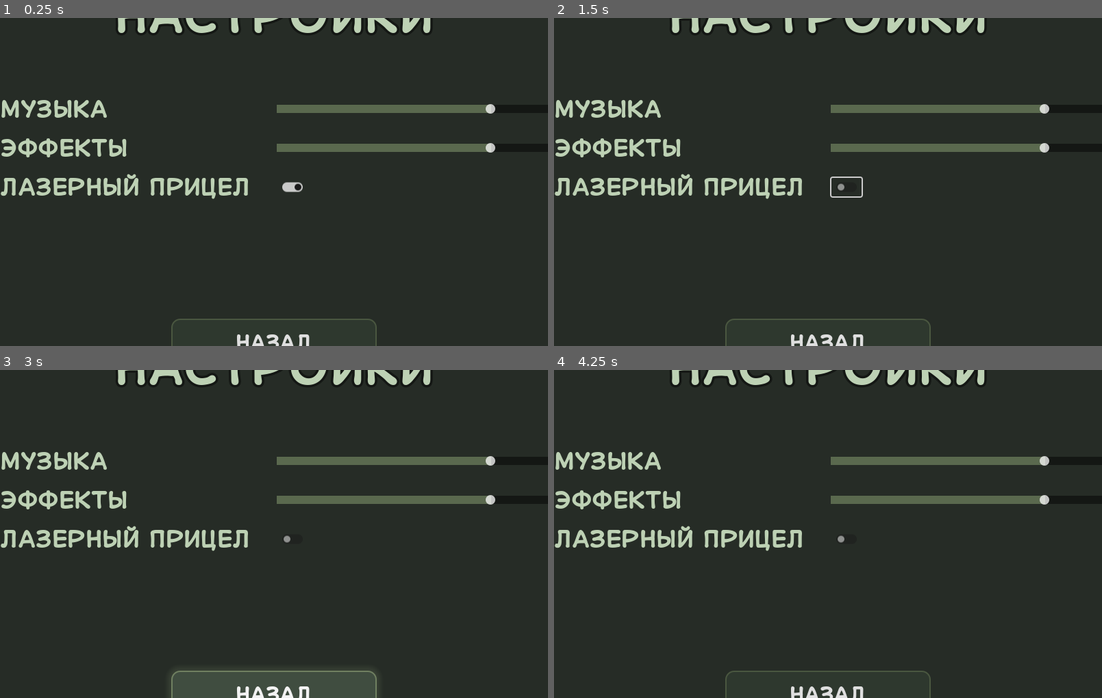
Above: before the commit, frames 1-4 (two rows, left to right).
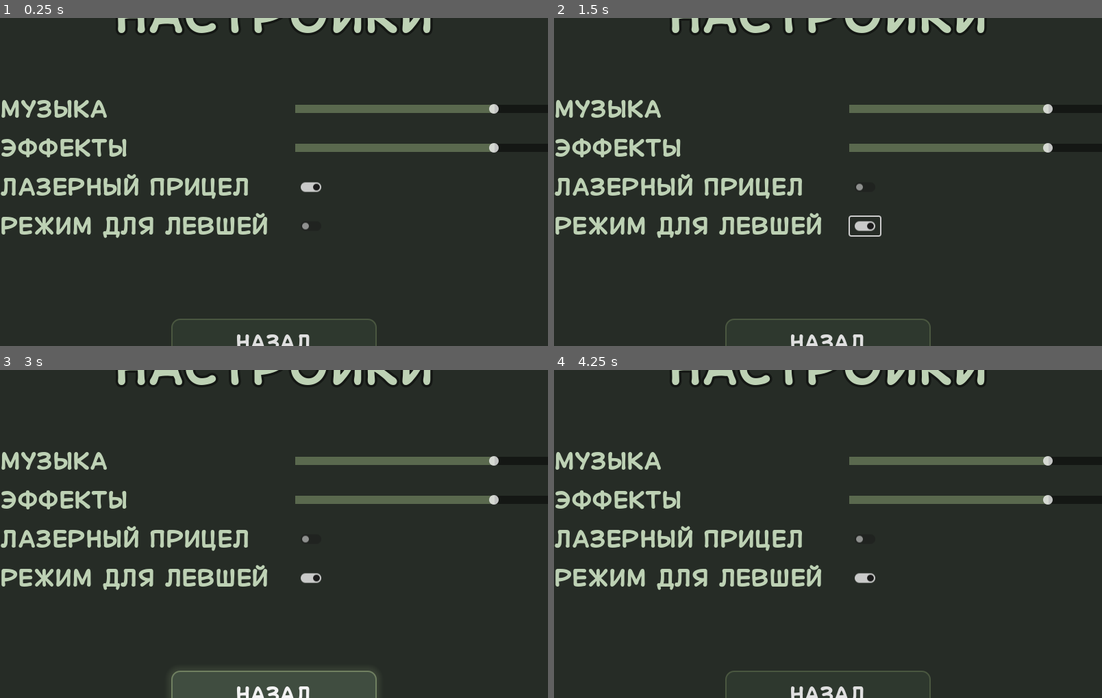
Above: after the commit, the same moments.

Repository: top-it-090304/Selyavi
Game: Godot game, scene res://scenes/MenuScenes/Settings.tscn
The game is run twice, just before and just after one commit, with the same random seed, the same clock (stepped at 60 frames per second) and the same inputs. This scene is started directly instead of the project's main scene.
Inputs (mouse positions are in pixels of both pictures, inside the frame that each line leads up to; where the layout moved, square brackets give the same spot in the first picture):
- Up to frame 1 (0.25 s): no input
- Up to frame 2 (1.5 s): click (866, 188) [844, 188] at 0.5 s; click (866, 224) at 1.27 s
- Up to frame 3 (3 s): click "НАЗАД" at 2 s; click "НАСТРОЙКИ" at 2.75 s
- Up to frame 4 (4.25 s): tap Enter at 3.5 s; move the mouse to (948, 517) at 3.52 s; hold D (move_right) from 3.53 s (still down); tap 1 (light_bullet) at 3.6 s; click (948, 517) at 3.67 s

The runs differ from the first frame. In frame 1, 1.9% of the frame differs, in the area x 0-91%, y 26-68%; in frame 2, 2.0%; in frame 3, 1.8%; in frame 4, 1.8%.

Commit message:
added a left-handed mode

Diff:
--- a/scenes/MenuScenes/Settings.tscn
+++ b/scenes/MenuScenes/Settings.tscn
@@ -195,6 +195,15 @@
 layout_mode = 2
 size_flags_horizontal = 0
 
+[node name="LeftHandLabel" type="Label" parent="MainPanel/GridContainer"]
+layout_mode = 2
+text = "Режим для левшей"
+label_settings = SubResource("LabelSettings_label")
+
+[node name="CheckButton_LeftHand" type="CheckButton" parent="MainPanel/GridContainer"]
+layout_mode = 2
+size_flags_horizontal = 0
+
 [node name="Return_Button" type="Button" parent="MainPanel"]
 layout_mode = 1
 anchors_preset = 7
--- a/scripts/MenuScripts/Settings.gd
+++ b/scripts/MenuScripts/Settings.gd
@@ -3,6 +3,7 @@
 var _music_slider: Slider
 var _sound_slider: Slider
 var _scope_toggler: CheckButton
+var _left_hand_toggler: CheckButton
 var _music_label: Label
 var _sound_label: Label
 
@@ -10,6 +11,7 @@
 	_music_slider = find_child("HSlider", true)
 	_sound_slider = find_child("HSlider2", true)
 	_scope_toggler = find_child("CheckButton", true)
+	_left_hand_toggler = find_child("CheckButton_LeftHand", true)
 	_music_label = find_child("MusicLabel", true)
 	_sound_label = find_child("SfxLabel", true)
 
@@ -24,6 +26,9 @@
 	if _scope_toggler != null:
 		_scope_toggler.toggled.connect(_on_check_button_toggled)
 
+	if _left_hand_toggler != null:
+		_left_hand_toggler.toggled.connect(_on_left_hand_toggled)
+
 func _load_ui_values():
 	if SaveManager == null: return
 
@@ -37,6 +42,9 @@
 
 	if _scope_toggler != null:
 		_scope_toggler.button_pressed = GameManager.is_scope_currently_enabled()
+
+	if _left_hand_toggler != null:
+		_left_hand_toggler.button_pressed = SaveManager.get_setting("controls", "lefty_mode", false)
 
 func _on_music_slider_changed(value: float):
 	if SaveManager != null:
@@ -53,6 +61,10 @@
 func _on_check_button_toggled(button_pressed: bool):
 	GameManager.set_scope_active(button_pressed)
 
+func _on_left_hand_toggled(button_pressed: bool):
+	if SaveManager != null:
+		SaveManager.set_setting("controls", "lefty_mode", button_pressed)
+
 func _on_Return_Button_pressed():
 	if GameManager.has_meta("from_scene"):
 		var last_scene = GameManager.get_meta("from_scene")
--- a/scripts/SaveManager.gd
+++ b/scripts/SaveManager.gd
@@ -22,7 +22,8 @@
 		"music_volume": 1.0
 	},
 	"game": {
-		"opt_scope_active": true
+		"opt_scope_active": true,
+		"lefty_mode": false
 	}
 }
 
@@ -41,6 +42,7 @@
 		settings_data.audio.sfx_volume = config.get_value("audio", "sfx_volume", 1.0)
 		settings_data.audio.music_volume = config.get_value("audio", "music_volume", 1.0)
 		settings_data.game.opt_scope_active = config.get_value("game", "scope_enabled", true)
+		settings_data.game.lefty_mode = config.get_value("controls", "lefty_mode", false)
 	settings_changed.emit()
 
 func save_settings():
@@ -48,20 +50,30 @@
 	config.set_value("audio", "sfx_volume", settings_data.audio.sfx_volume)
 	config.set_value("audio", "music_volume", settings_data.audio.music_volume)
 	config.set_value("game", "scope_enabled", settings_data.game.opt_scope_active)
+	config.set_value("controls", "lefty_mode", settings_data.game.lefty_mode)
 	config.save(SETTINGS_FILE)
 
 func get_setting(section: String, key: String, default):
+	var s = section
 	var k = key
 	if k == "scope_enabled": k = "opt_scope_active"
-	if settings_data.has(section) and settings_data[section].has(k):
-		return settings_data[section][k]
+
+	# Унификация секций для упрощения доступа
+	if s == "controls": s = "game"
+
+	if settings_data.has(s) and settings_data[s].has(k):
+		return settings_data[s][k]
 	return default
 
 func set_setting(section: String, key: String, value):
+	var s = section
 	var k = key
 	if k == "scope_enabled": k = "opt_scope_active"
-	if settings_data.has(section) and settings_data[section].has(k):
-		settings_data[section][k] = value
+
+	if s == "controls": s = "game"
+
+	if settings_data.has(s) and settings_data[s].has(k):
+		settings_data[s][k] = value
 		save_settings()
 		settings_changed.emit()
 
--- a/scripts/Tank/Player.gd
+++ b/scripts/Tank/Player.gd
@@ -64,6 +64,8 @@
 	_aim = get_node("Aim")
 	_start_position = global_position
 
+	_setup_joystick_positions()
+
 	_shoot_timer = Timer.new()
 	_shoot_timer.one_shot = true
 	add_child(_shoot_timer)
@@ -275,6 +277,27 @@
 	_moving_sound.stop()
 	_moving_sound.volume_db = _normal_movement_volume
 
+func _setup_joystick_positions():
+	if SaveManager == null: return
+
+	var is_lefty = SaveManager.get_setting("controls", "lefty_mode", false)
+
+	# Позиции по умолчанию (из сцены):
+	# Joystick: (70, 180)
+	# Aim: (1000, 180)
+	# Для мобилок (ширина ~1152-1280)
+
+	if is_lefty:
+		if _joystick:
+			_joystick.offset = Vector2(1000, 180)
+		if _aim:
+			_aim.offset = Vector2(70, 180)
+	else:
+		if _joystick:
+			_joystick.offset = Vector2(70, 180)
+		if _aim:
+			_aim.offset = Vector2(1000, 180)
+
 func select_type(body_type: int, gun_type: int, color_type: int):
 	_type_body = body_type
 	_type_gun = gun_type
